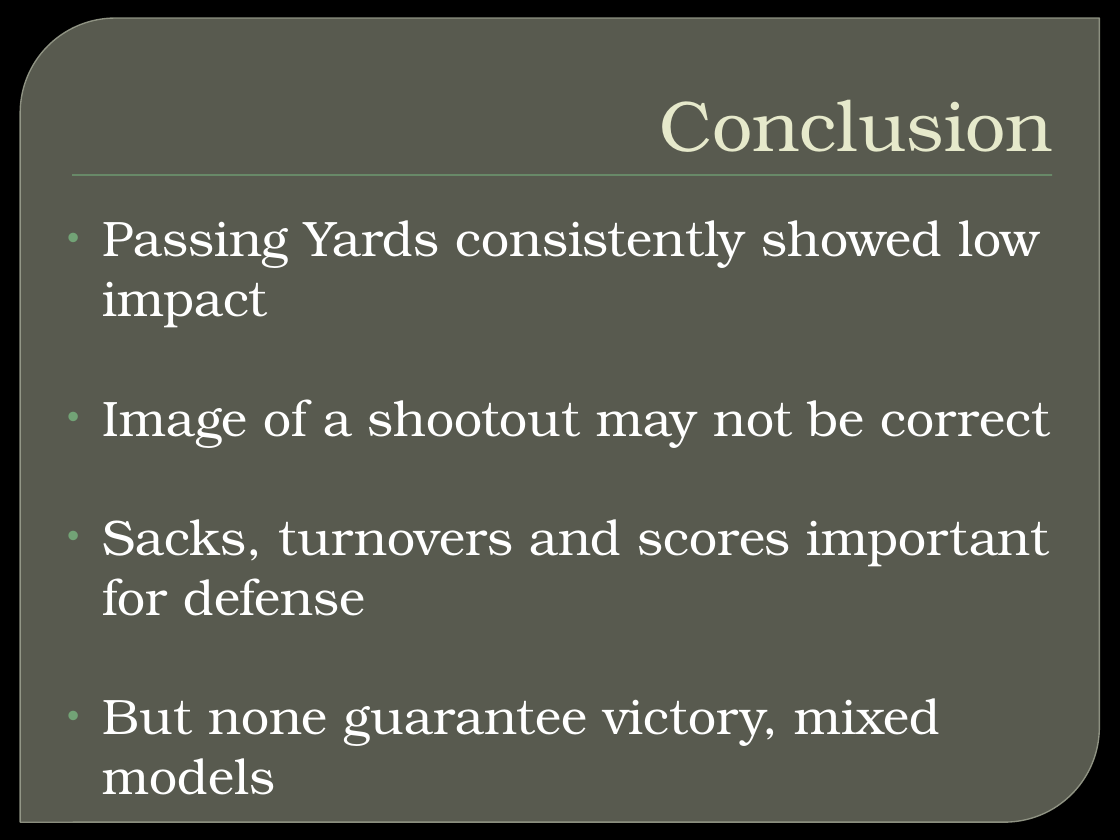
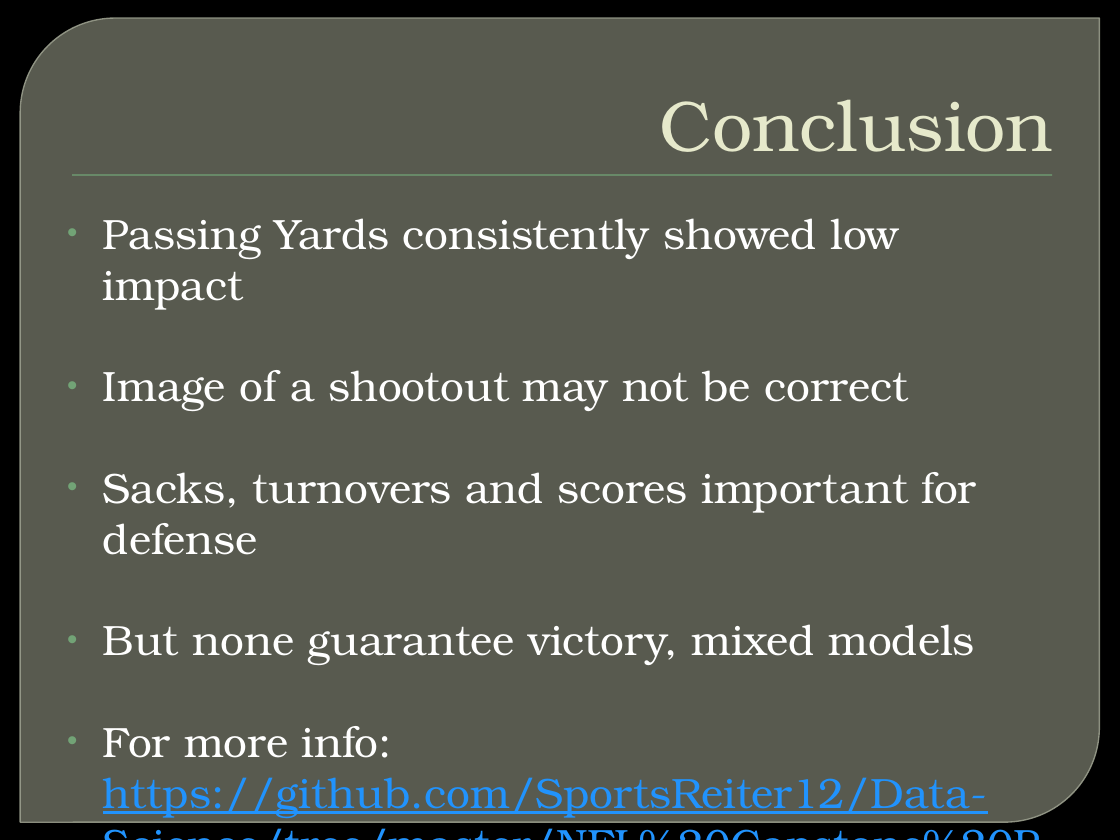
Before and after one commit to SportsReiter12/Data-Science, a slide deck: slide 21 of NFL Capstone Project/NFL Capstone Presentation.pptx. Drawn at 1120x840 pixels with LibreOffice and Linux fonts; fonts in the diff are those of the drawing; background and template pictures are left out. Boxes give left, top, right and bottom in pixels: in the first picture for what was removed or moved away, otherwise in the second. Text is boxed around its words. In the diff, an @@ line names an element or a change of style, - is before the commit and + after.

Commit message:
NFL Capstone Presentation

```diff
--- a/NFL Capstone Project/NFL Capstone Presentation.pptx
+++ b/NFL Capstone Project/NFL Capstone Presentation.pptx
@@ text at <box>103,218,977,665</box>: size 32 to 27.2 pt in "Passing Yards consistently showed low impact", "Image of a shootout may not be ...", "Sacks, turnovers and scores important for defense", "But none guarantee victory, mixed models" @@
@@ text at <box>103,726,987,818</box>: paragraph added @@
+• For more info: https://github.com/SportsReiter12/Data-Science/tree/master/NFL%20Capstone%20Project
```
